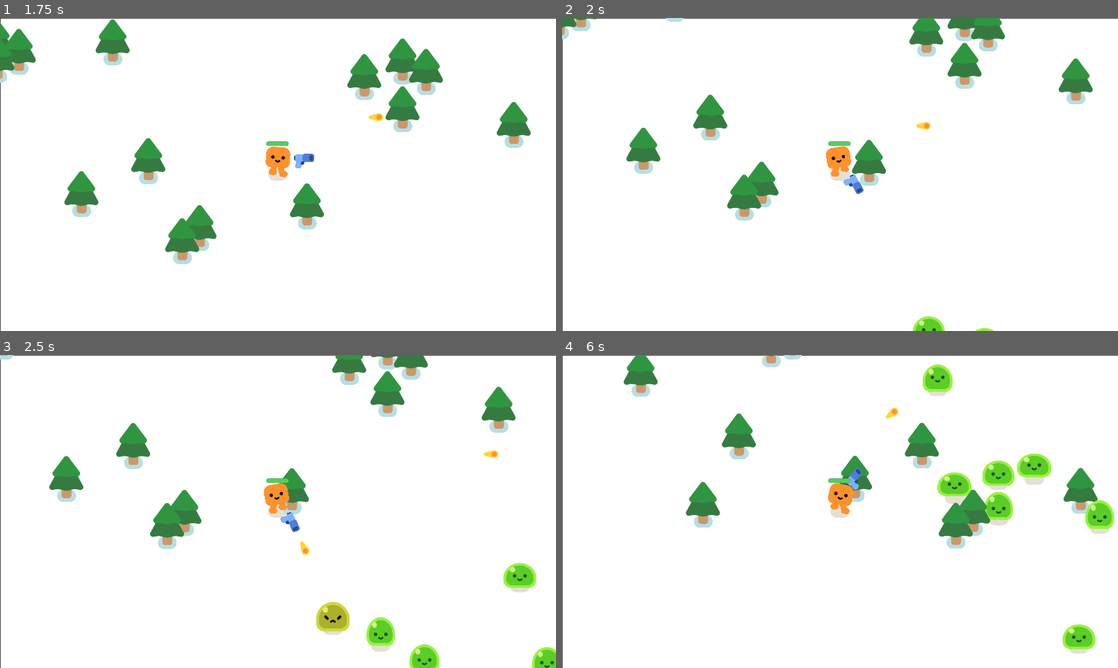
Above: before the commit, frames 1-4 (two rows, left to right).
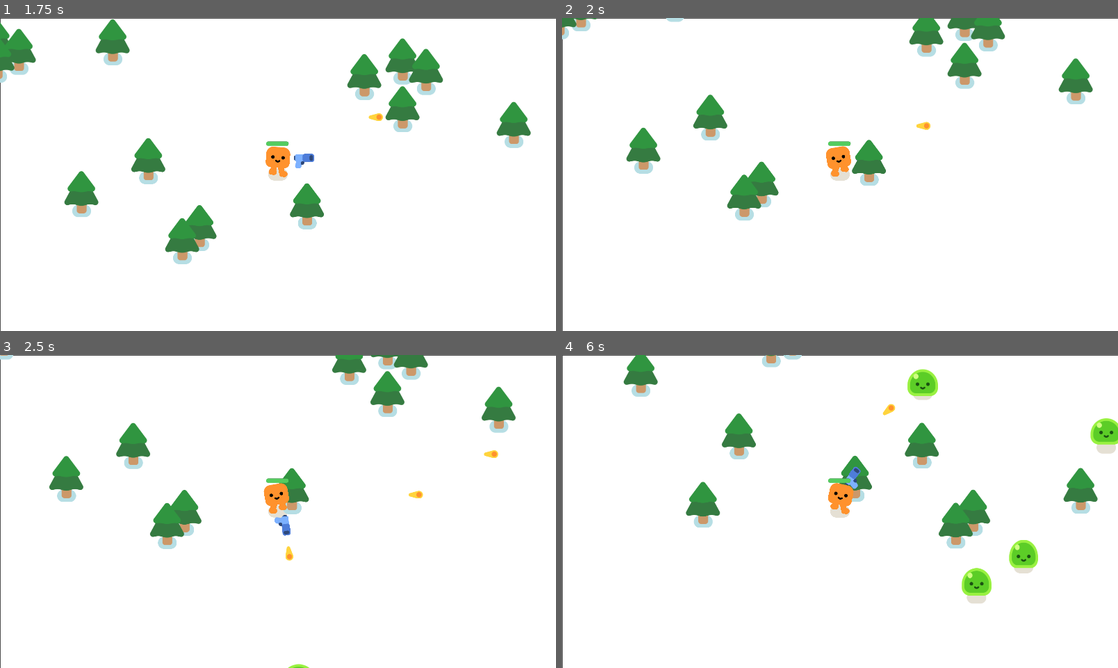
Above: after the commit, the same moments.

Repository: reblox01/Slime-Shooter
Game: Godot game, scene res://survivor_game.tscn
Two runs of this game, one before a commit and one after it. Both use one fixed random seed, a clock stepped at 60 frames per second and the inputs below.
Inputs:
- Up to frame 1 (1.75 s): tap Enter at 0.5 s; hold D (move_right) 0.53-1.28 s; hold S (move_down) from 1.28 s (still down)
- Up to frame 2 (2 s): keep holding S (move_down)
- Up to frame 3 (2.5 s): release S (move_down) at 2.03 s; hold D (move_right) from 2.03 s (still down)
- Up to frame 4 (6 s): release D (move_right) at 2.78 s; hold W (move_up) 2.78-3.53 s; hold A (move_left) 3.53-5.03 s; hold S (move_down) 5.03-5.78 s; hold D (move_right) from 5.78 s (still down)

Frame 1 is identical in both runs. In frame 2, 0.4% of the frame differs, in the area x 50-78%, y 45-100%; in frame 3, 2.4%; in frame 4, 4.9%, in the area x 50-100%, y 2-96%.

Commit message:
update the player script & spawn places

Diff:
--- a/player.gd
+++ b/player.gd
@@ -14,7 +14,7 @@
 	else:
 		$HappyBoo.play_idle_animation()
 
-	const DAMAGE_RATE = 500.0
+	const DAMAGE_RATE = 5.0
 	var overlapping_mobs = %HurtBox.get_overlapping_bodies()
 	if overlapping_mobs.size() > 0:
 		health -= DAMAGE_RATE * overlapping_mobs.size() * delta
--- a/project.godot
+++ b/project.godot
@@ -1,3 +1,11 @@
+; Engine configuration file.
+; It's best edited using the editor UI and not directly,
+; since the parameters that go here are not all obvious.
+;
+; Format:
+;   [section] ; section goes between []
+;   param=value ; assign values to parameters
+
 config_version=5
 
 [Asset_Placer]
--- a/survivor_game.tscn
+++ b/survivor_game.tscn
@@ -7,9 +7,9 @@
 
 [sub_resource type="Curve2D" id="Curve2D_6f6oi"]
 _data = {
-"points": PackedVector2Array(0, 0, 0, 0, -1140, -939, 0, 0, 0, 0, 178, -924, 0, 0, 0, 0, 1629, -929, 0, 0, 0, 0, 1624, 745, 0, 0, 0, 0, -1111, 769, 0, 0, 0, 0, 549, 18)
+"points": PackedVector2Array(0, 0, 0, 0, -1140, -939, 0, 0, 0, 0, 178, -924, 0, 0, 0, 0, 1629, -929, 0, 0, 0, 0, 1624, 745, 0, 0, 0, 0, -1111, 769)
 }
-point_count = 6
+point_count = 5
 
 [node name="Game" type="Node2D"]
 y_sort_enabled = true
